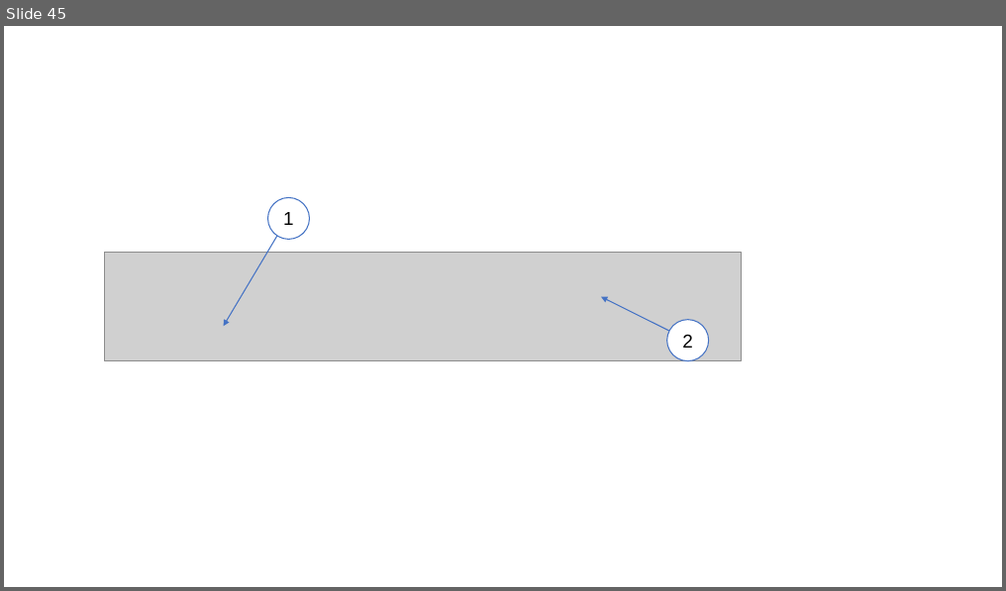
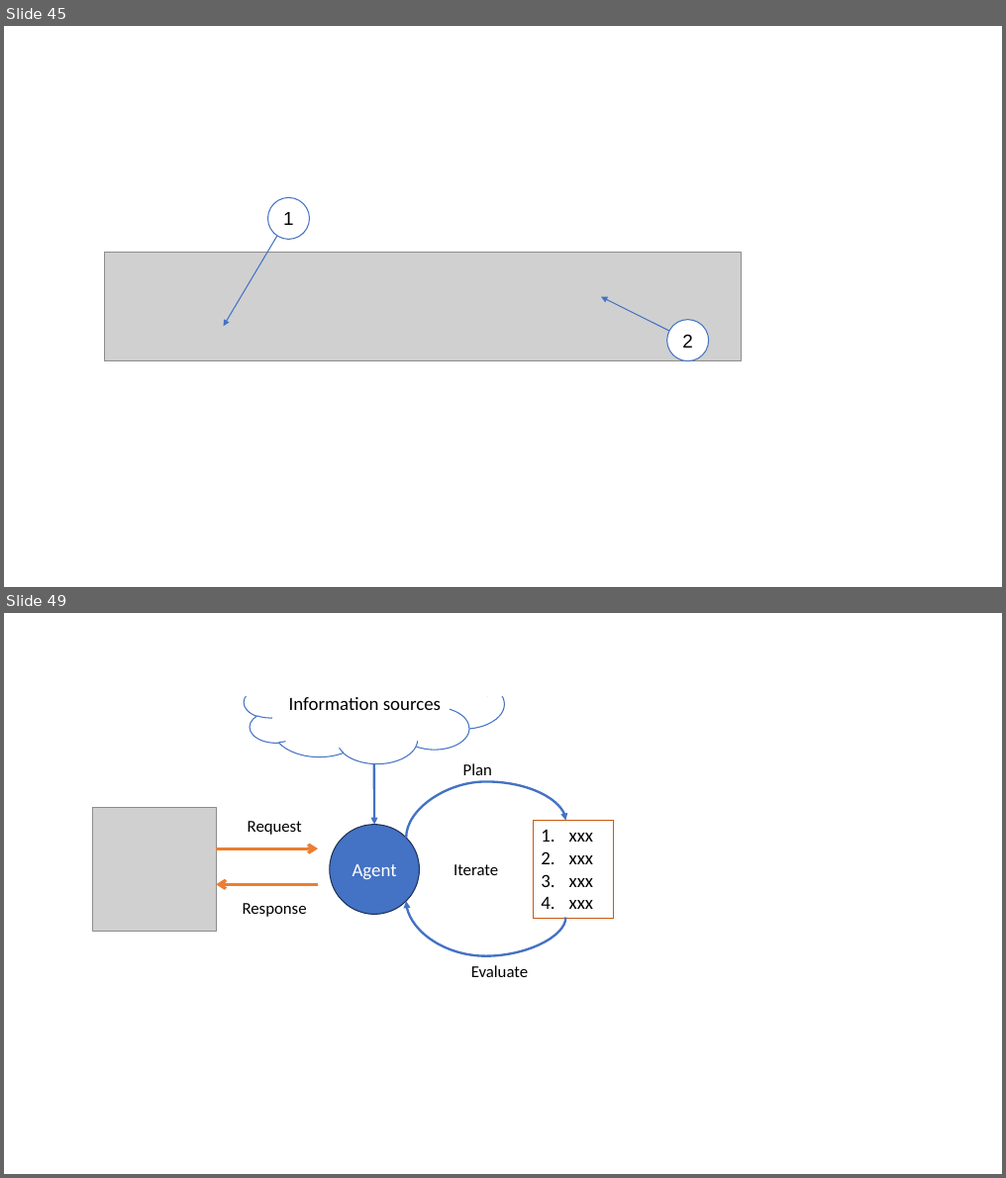
Before and after one commit to edinburgh-napier/SET09102, a slide deck: images/graphics.pptx. Shown one above the other, each under a label of ours: slide 45 before the commit, slides 45 and 49 after it; the slides between them are not shown. The pictures are 1006x591 and 1006x1178 pixels, drawn with LibreOffice and Linux fonts; fonts in the diff are those of the drawing; grey boxes stand for pictures. Boxes give left, top, right and bottom in pixels: in the first picture for what was removed or moved away, otherwise in the second. Text is boxed around its words. In the diff, an @@ line names an element or a change of style, - is before the commit and + after.

```diff
--- a/images/graphics.pptx
+++ b/images/graphics.pptx
@@ slide 49 added at bbox=[4, 613, 1002, 1174], background #FFFFFF @@
@@ rectangle added at bbox=[197, 626, 577, 696], fill #FFFFFF @@
@@ cloud added at bbox=[245, 648, 505, 763], fill #FFFFFF, outline #4472C4 1 pt, 18 pt, text #000000 @@
+Information sources
@@ arrow added from (374, 763) to (374, 825), #4472C4 2.25 pt @@
@@ curved arrow added from (406, 838) to (566, 820), #4472C4 2.25 pt @@
@@ text added at bbox=[463, 763, 492, 775], 16 pt, text #000000 @@
+Plan
@@ picture added at bbox=[92, 808, 216, 931] @@
@@ rectangle added at bbox=[534, 820, 613, 919], outline #C55A11 0.75 pt, 18 pt, text #000000 @@
+1. xxx
+2. xxx
+3. xxx
+4. xxx
@@ arrow added from (216, 849) to (318, 849), #ED7D31 3 pt @@
@@ text added at bbox=[248, 821, 302, 835], 16 pt, text #000000 @@
+Request
@@ ellipse added at bbox=[330, 825, 420, 915], fill #4472C4, outline #1E3256 1 pt, 18 pt, text #FFFFFF @@
+Agent
@@ text added at bbox=[453, 864, 498, 875], 16 pt, text #000000 @@
+Iterate
@@ arrow added from (318, 884) to (216, 884), #ED7D31 3 pt @@
@@ text added at bbox=[243, 903, 307, 917], 16 pt, text #000000 @@
+Response
@@ curved arrow added from (566, 918) to (406, 901), #4472C4 2.25 pt @@
@@ text added at bbox=[471, 965, 528, 977], 16 pt, text #000000 @@
+Evaluate
```
Also in this commit, not shown: 4 other slides added, 1 other file.
